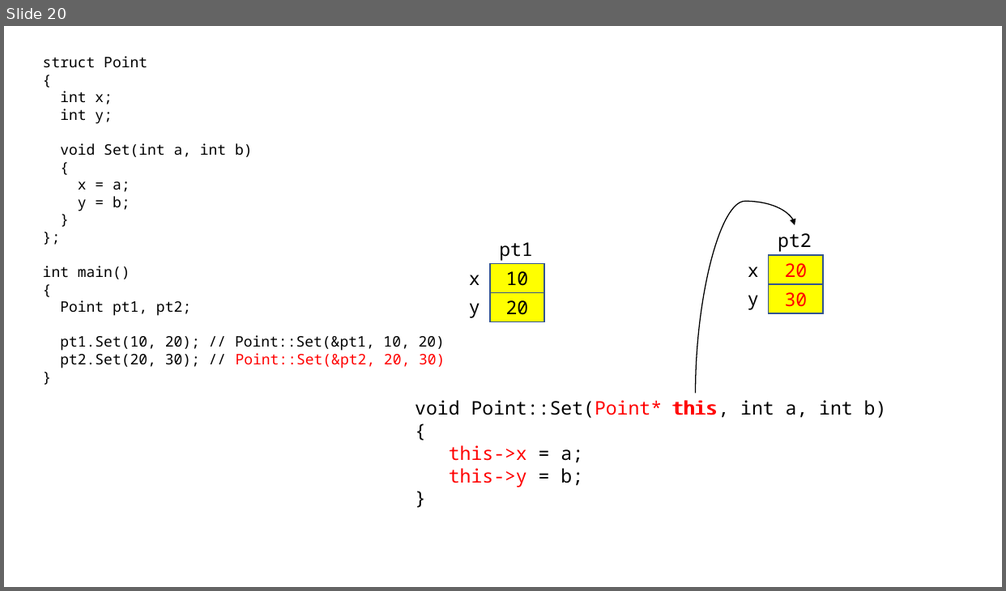
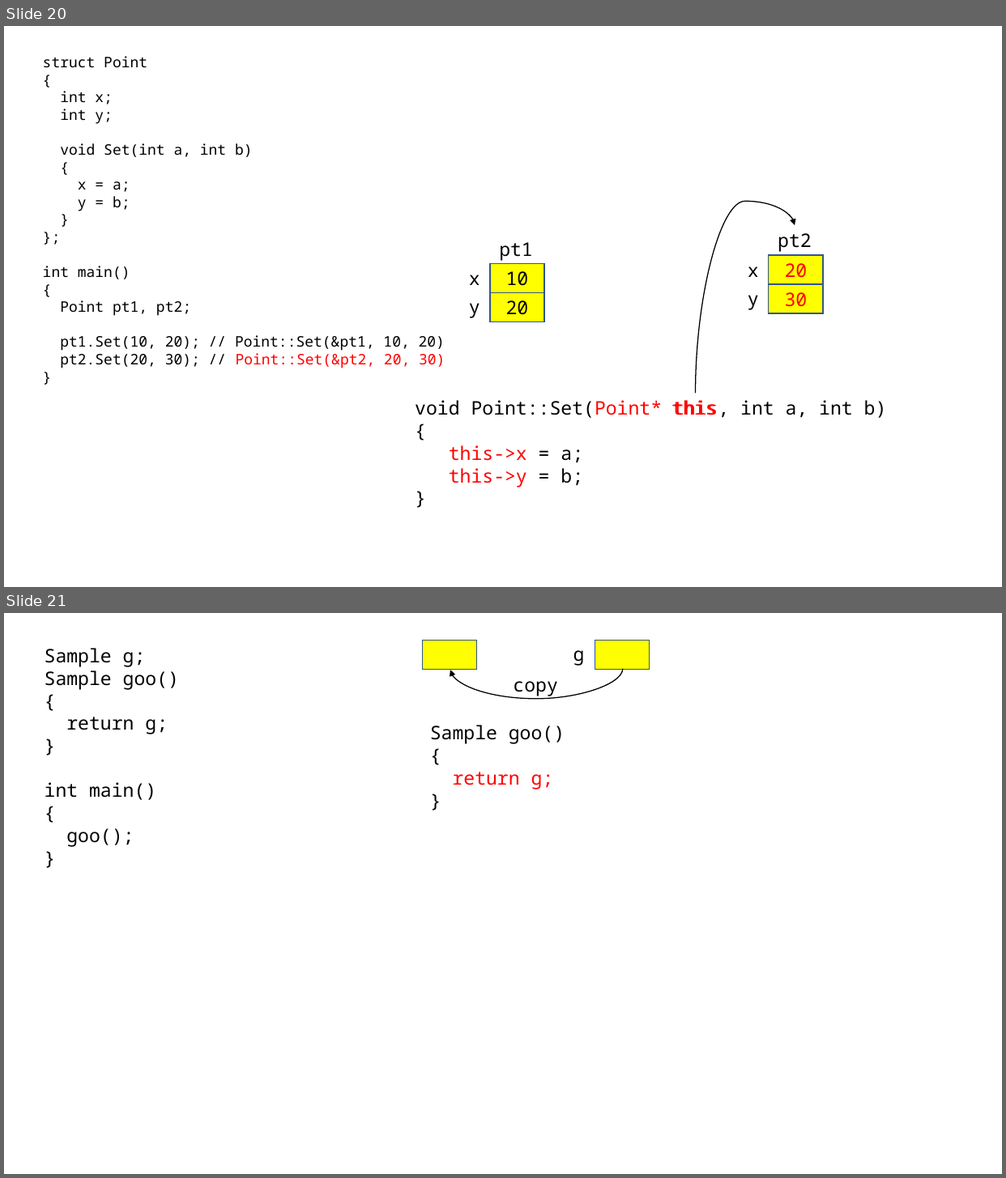
Before and after one commit to yoondev-classroom/cpp_221114, a slide deck: 221114.pptx. Shown one above the other, each under a label of ours: slide 20 before the commit, slides 20 and 21 after it. The pictures are 1006x591 and 1006x1178 pixels, drawn with LibreOffice and Linux fonts; fonts in the diff are those of the drawing. Boxes give left, top, right and bottom in pixels: in the first picture for what was removed or moved away, otherwise in the second. Text is boxed around its words. In the diff, an @@ line names an element or a change of style, - is before the commit and + after.

```diff
--- a/221114.pptx
+++ b/221114.pptx
@@ slide 21 added at (4,613,1002,1174), background #FFFFFF @@
@@ text added at (44,648,179,847), 18 pt, text #000000 @@
+Sample g;
+Sample goo()
+{
+return g;
+}
+int main()
+{
+goo();
+}
@@ rectangle added at (423,640,477,669), fill #FFFF00, outline #325491 1 pt @@
@@ text added at (573,650,585,666), 18 pt, text #000000 @@
+g
@@ rectangle added at (595,640,650,669), fill #FFFF00, outline #325491 1 pt @@
@@ curved arrow added from (623, 668) to (450, 670), #000000 1 pt @@
@@ text added at (513,681,557,696), 18 pt, text #000000 @@
+copy
@@ text added at (430,725,565,790), 18 pt, text #000000 @@
+Sample goo()
+{
+return g;
+}
```
Also in this commit, not shown: 1 other slide added, 1 other file.
